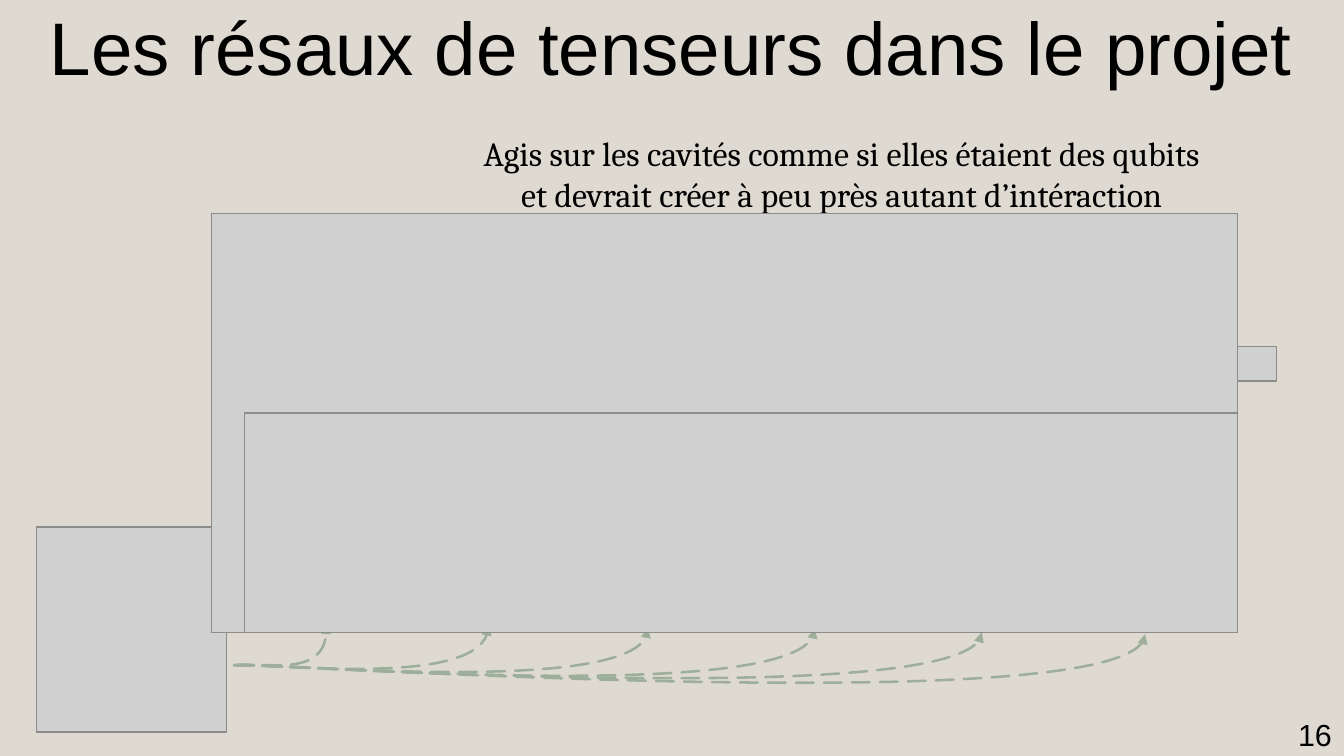
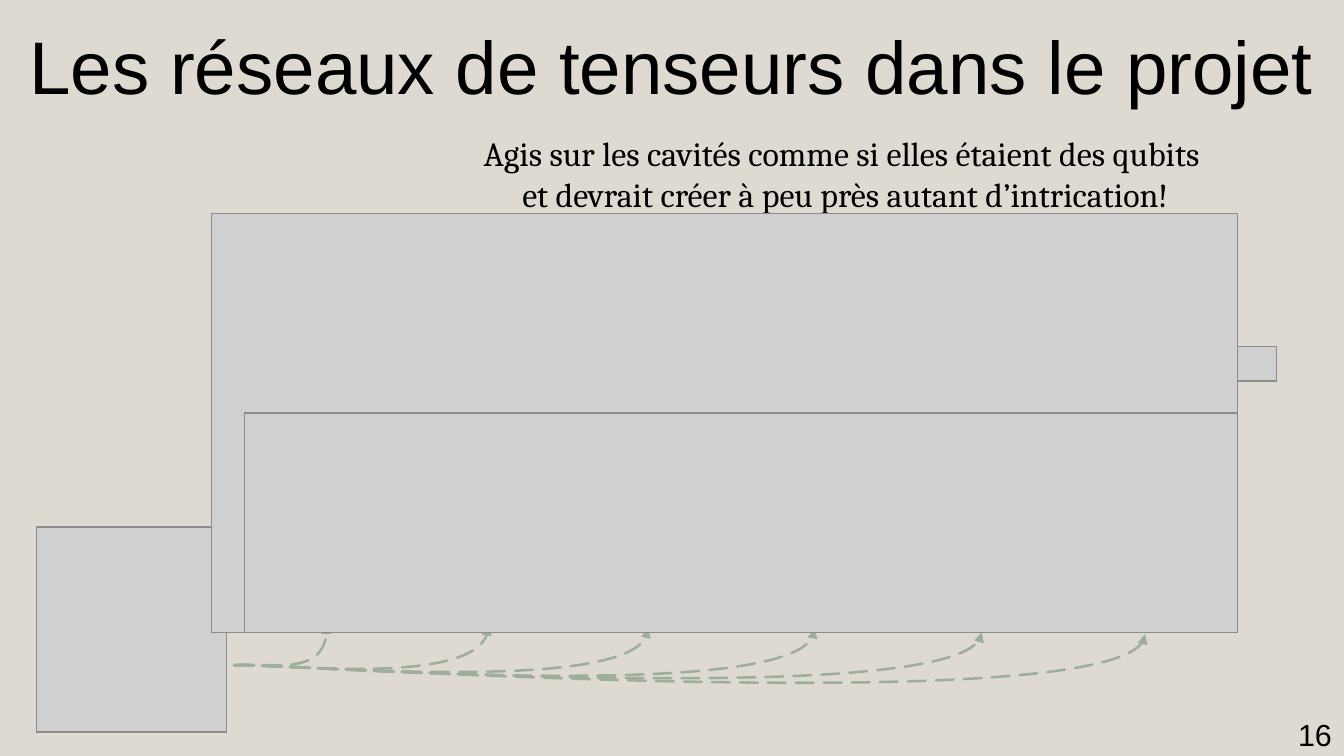
Before and after one commit to AmdaU/presentations, a slide deck: slide 16 of Seminaire/Seminaire.odp. Drawn at 1344x756 pixels with LibreOffice and Linux fonts; fonts in the diff are those of the drawing; grey boxes stand for pictures. Boxes give left, top, right and bottom in pixels: in the first picture for what was removed or moved away, otherwise in the second. Text is boxed around its words. In the diff, an @@ line names an element or a change of style, - is before the commit and + after.

```diff
--- a/Seminaire/Seminaire.odp
+++ b/Seminaire/Seminaire.odp
@@ title at box(29, 39, 1312, 108): text changed @@
-Les résaux de tenseurs dans le projet
+Les réseaux de tenseurs dans le projet
@@ title at box(522, 183, 1168, 214): text changed @@
-et devrait créer à peu près autant d’intéraction
+et devrait créer à peu près autant d’intrication!
```
Also in this commit, not shown: 20 other slides changed, 1 slide removed, 2 other files.
